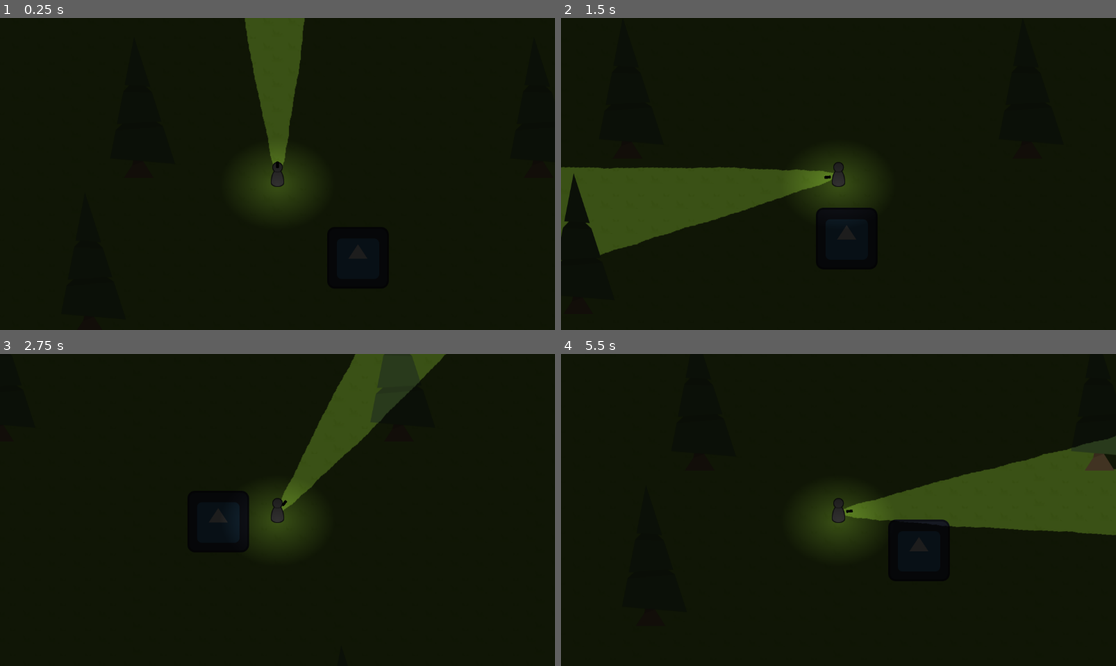
Above: before the commit, frames 1-4 (two rows, left to right).
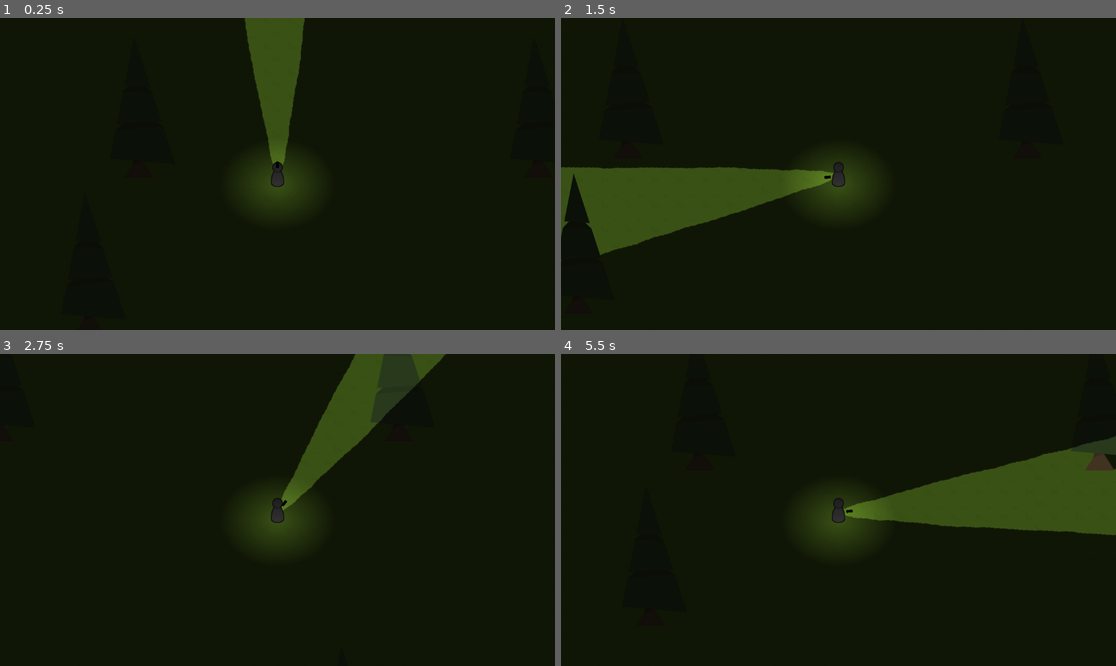
Above: after the commit, the same moments.

Repository: Hitsko/testi
Game: Godot game, scene res://Scenes/world.tscn
Same seed, same stepped clock (60 frames per second), same inputs: the game is played once before the commit and once after it. The engine's default icon, where the game draws it, is replaced by a stand-in: a white triangle on a blue panel in a dark square.
Inputs (mouse positions are in pixels of both pictures, inside the frame that each line leads up to):
- Up to frame 1 (0.25 s): no input
- Up to frame 2 (1.5 s): tap Enter at 0.5 s; move the mouse to (960, 158) at 0.52 s; hold D (move_right) 0.53-1.28 s; move the mouse to (727, 189) at 1.27 s; hold S (move_down) from 1.28 s (still down)
- Up to frame 3 (2.75 s): move the mouse to (333, 441) at 2.02 s; release S (move_down) at 2.03 s; hold D (move_right) from 2.03 s (still down)
- Up to frame 4 (5.5 s): move the mouse to (810, 572) at 2.77 s; release D (move_right) at 2.78 s; hold W (move_up) 2.78-3.53 s; move the mouse to (1005, 556) at 3.52 s; hold A (move_left) 3.53-5.03 s; move the mouse to (672, 463) at 4.27 s; move the mouse to (866, 510) at 5.02 s; hold S (move_down) from 5.03 s (still down)

The runs differ from the first frame. In frame 2, 0.3% of the frame differs, in the area x 45-57%, y 60-68%; in frame 3, 0.4%, in the area x 39-45%, y 44-64%; in frame 4, 0.1%.

Commit message:
poistin kaiken paskan

Diff:
--- a/Scenes/world.tscn
+++ b/Scenes/world.tscn
@@ -1,8 +1,7 @@
-[gd_scene load_steps=5 format=3 uid="uid://byytjssddqe1m"]
+[gd_scene load_steps=4 format=3 uid="uid://byytjssddqe1m"]
 
 [ext_resource type="PackedScene" uid="uid://brgpc1nkt0fg1" path="res://Scenes/player.tscn" id="1_ym6lr"]
 [ext_resource type="PackedScene" uid="uid://coi6d074itnyp" path="res://Scenes/tree.tscn" id="3_c70u1"]
-[ext_resource type="Texture2D" uid="uid://klptb76dfsra" path="res://icon.svg" id="4_fan0v"]
 [ext_resource type="PackedScene" uid="uid://iolwkpul0m82" path="res://Scenes/terrain_tile_map.tscn" id="4_q7hrv"]
 
 [node name="World" type="Node2D"]
@@ -38,9 +37,3 @@
 
 [node name="CanvasModulate" type="CanvasModulate" parent="."]
 color = Color(0.113725, 0.113725, 0.113725, 1)
-
-[node name="Sprite2D" type="Sprite2D" parent="."]
-position = Vector2(167, 153)
-texture = ExtResource("4_fan0v")
-
-[node name="Sprite2D2" type="Sprite2D" parent="."]
